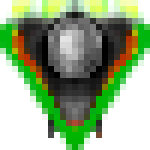
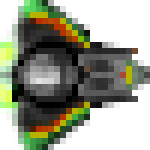
Layers edited between the first and the second 150×150 image:
added layer "glass copy" above "glass" over <box>18,54,78,96</box>
renamed "Pasted Layer" to "glass", hid it, painted on it over <box>18,18,102,102</box>
hid "body copy #3", painted on it over <box>0,0,150,150</box>
painted on "gun R" over <box>42,72,138,138</box>
painted on "gun L" over <box>72,42,138,138</box>
added layer "Pasted Layer #1" above "body copy #4" over <box>24,0,150,150</box>
added layer "body copy #4" above "guns copy" over <box>0,0,132,150</box>
renamed "fire copy" to "fire inner", painted on it over <box>0,0,150,150</box>
